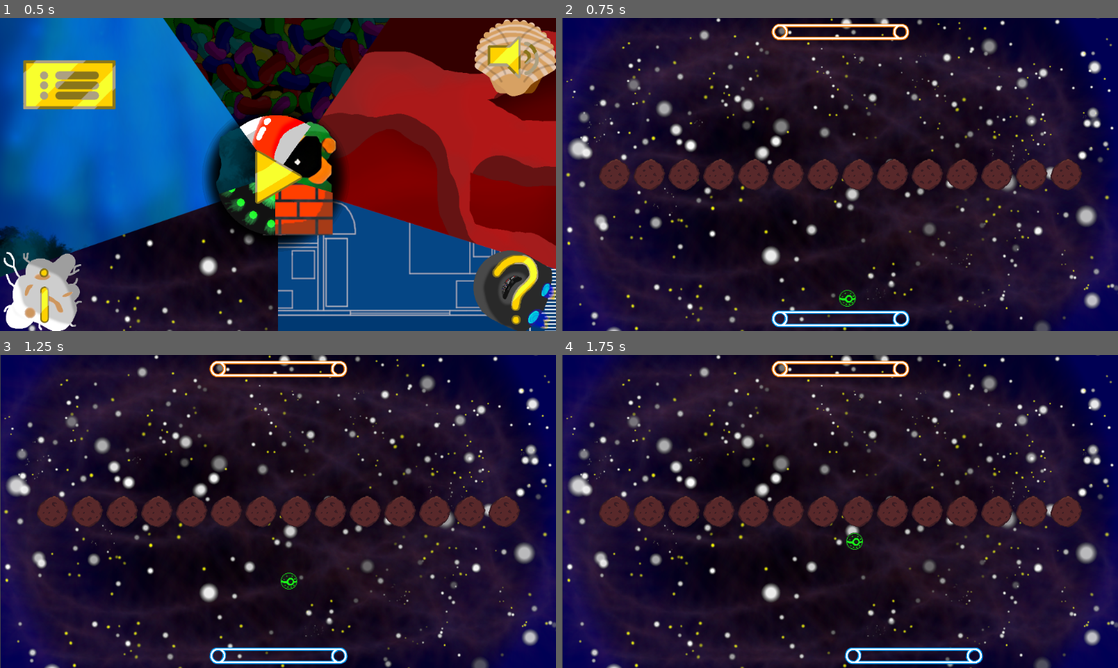
Above: before the commit, frames 1-4 (two rows, left to right).
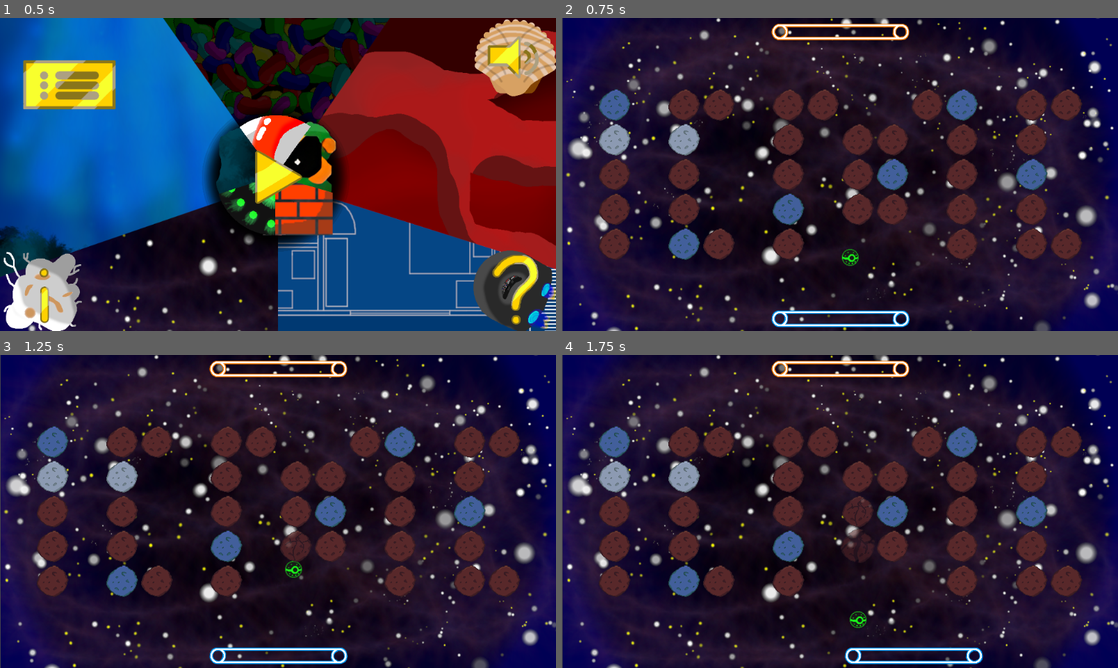
Above: after the commit, the same moments.

Repository: lswgamer/VOSES-Multiplayer
Game: Godot game, scene res://Scenes/MainMenu.tscn
Two runs of this game, one before a commit and one after it. Both use one fixed random seed, a clock stepped at 60 frames per second and the inputs below.
Inputs (mouse positions are in pixels of both pictures, inside the frame that each line leads up to):
- Up to frame 1 (0.5 s): no input
- Up to frame 2 (0.75 s): click (840, 174) at 0.5 s
- Up to frame 3 (1.25 s): no input
- Up to frame 4 (1.75 s): hold Right (lower_right) from 1.28 s (still down)

Frame 1 is identical in both runs. In frame 2, 15% of the frame differs, in the area x 6-94%, y 22-93%; in frame 3, 15%; in frame 4, 15%.

Commit message:
Add AudioStreamPlayers to Level
Also adjust Block animation calls

Diff:
--- a/Breakout/Scenes/Level.tscn
+++ b/Breakout/Scenes/Level.tscn
@@ -17,16 +17,6 @@
 "name": "bg-0",
 "speed": 5.0
 }, {
-"frames": [ ExtResource( 9 ) ],
-"loop": true,
-"name": "bg-4",
-"speed": 5.0
-}, {
-"frames": [ ExtResource( 6 ) ],
-"loop": true,
-"name": "bg-5",
-"speed": 5.0
-}, {
 "frames": [ ExtResource( 8 ) ],
 "loop": true,
 "name": "bg-1",
@@ -41,6 +31,16 @@
 "loop": true,
 "name": "bg-3",
 "speed": 5.0
+}, {
+"frames": [ ExtResource( 9 ) ],
+"loop": true,
+"name": "bg-4",
+"speed": 5.0
+}, {
+"frames": [ ExtResource( 6 ) ],
+"loop": true,
+"name": "bg-5",
+"speed": 5.0
 } ]
 
 [sub_resource type="SegmentShape2D" id=1]
@@ -54,6 +54,7 @@
 [node name="Level" type="Node2D"]
 position = Vector2( 1, 0 )
 script = ExtResource( 4 )
+nivel = 30
 
 [node name="Background" type="ColorRect" parent="."]
 margin_right = 1024.0
@@ -92,4 +93,8 @@
 [node name="Ball" parent="." instance=ExtResource( 3 )]
 position = Vector2( 515, 504 )
 
+[node name="BGM" type="AudioStreamPlayer" parent="."]
+
+[node name="SFX" type="AudioStreamPlayer" parent="."]
+
 [connection signal="ballDead" from="Ball" to="." method="respawn"]
--- a/Breakout/Scripts/Block.gd
+++ b/Breakout/Scripts/Block.gd
@@ -25,54 +25,22 @@
 func _on_Up_area_entered(area):
 	if (area.name == "Ball" and !blockDead):
 		area.velocity.y = -abs(area.velocity.y)
-		hp -= 1
-		if hp == 0:
-			if blockValue > 0:
-				break_animation(blockValue)
-			else: #sprite-0 has no break animation
-				blockDead = true
-				remove()
-		else:
-			anim.play("block-" + str(blockValue) + "-" + str(hp) + "hit")
+		blockhp()
 
 func _on_Down_area_entered(area):
 	if (area.name == "Ball" and !blockDead):
 		area.velocity.y = abs(area.velocity.y)
-		hp -= 1
-		if hp == 0:
-			if blockValue > 0:
-				break_animation(blockValue)
-			else:
-				blockDead = true
-				remove()
-		else:
-			anim.play("block-" + str(blockValue) + "-" + str(hp) + "hit")
+		blockhp()
 
 func _on_Left_area_entered(area):
 	if (area.name == "Ball" and !blockDead):
 		area.velocity.x = -abs(area.velocity.x)
-		hp -= 1
-		if hp == 0:
-			if blockValue > 0:
-				break_animation(blockValue)
-			else:
-				blockDead = true
-				remove()
-		else:
-			anim.play("block-" + str(blockValue) + "-" + str(hp) + "hit")
+		blockhp()
 
 func _on_Right_area_entered(area):
 	if (area.name == "Ball" and !blockDead):
 		area.velocity.x = abs(area.velocity.x)
-		hp -= 1
-		if hp == 0:
-			if blockValue > 0:
-				break_animation(blockValue)
-			else:
-				blockDead = true
-				remove()
-		else:
-			anim.play("block-" + str(blockValue) + "-" + str(hp) + "hit")
+		blockhp()
 
 func break_animation(blockValue):
 	#Plays the break animation, sets fade value and blockDead
@@ -89,3 +57,14 @@
 	else:
 		anim.set_animation("block-" + str(blockValue) + "-die")
 		anim.set_frame(0)
+
+func blockhp():
+	hp -= 1
+	if hp == 0:
+		if blockValue > 0:
+			break_animation(blockValue)
+		else: #sprite-0 has no break animation
+			blockDead = true
+			remove()
+	else:
+		anim.play("block-" + str(blockValue) + "-" + str(hp) + "-" + "hit")
